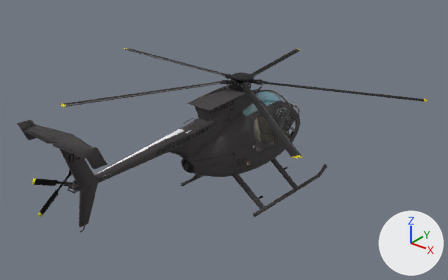
A saved change to the glTF model models/md5/md5.glb.
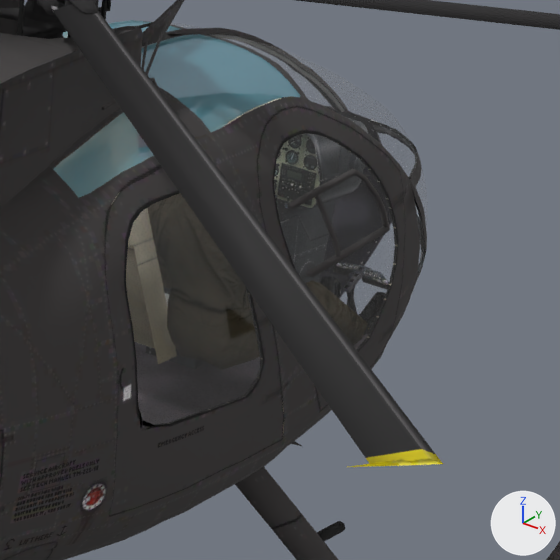
Each version is shown whole from a camera (50 mm lens) standing at (7.75, -10.23, 5.84) and looking at (-0.03, -0.5, -0.19), then close up on the part from 52% to 72% of the width and 31% to 62% of the height. The lights are fixed; the arrows at lower right show +X, +Y and +Z. Where no turn or scale is listed for an object, it has been applied to the vertices. Vertices at the same position are counted once.

Script lines for the objects in view, before the commit:
```python
me_part006 = bpy.data.meshes.new('part006')
me_part006.from_pydata(...)  # 1523 vertices, 2563 faces; spans x -0.72..0.73, y -0.62..1.58, z -0.75..0.62
me_part006.materials.append(mat_int04)  # picture img_int04
me_part007 = bpy.data.meshes.new('part007')
me_part007.from_pydata(...)  # 656 vertices, 976 faces; spans x -0.68..0.68, y -0.53..2.22, z -0.93..0.62
me_part007.materials.append(mat_int05)  # picture img_int05
me_part016 = bpy.data.meshes.new('part016')
me_part016.from_pydata(...)  # 288 vertices, 432 faces; spans x -0.516..0.52, y 1.462..1.702, z -0.849..-0.495
me_part016.materials.append(mat_int01)  # picture img_int01x
ob_int_fuselage1 = bpy.data.objects.new('int_fuselage1', me_part006)
ob_int_fuselage1.location = (0.0, 0.0, 0.0)
ob_int_fuselage2 = bpy.data.objects.new('int_fuselage2', me_part007)
ob_int_fuselage2.location = (0.0, 0.0, 0.0)
ob_int_pedals = bpy.data.objects.new('int_pedals', me_part016)
ob_int_pedals.location = (0.0, 0.0, 0.0)
# also in view: 'rotor_main' at (-0.28, 0.16, 0.95); 'int_pilotR' at (0.3, 1.06, -0.2); 'int_console' at (-0.17, 1.35, -0.4); 'int_fuselage3' at (0.0, 0.11, 0.0); 'ext_fuselage1' at (0.0, 0.12, -0.28)
```
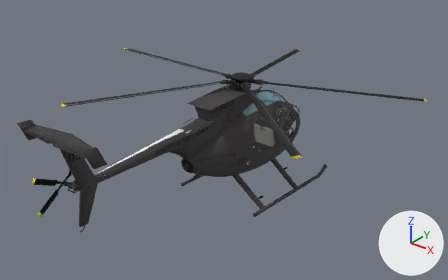
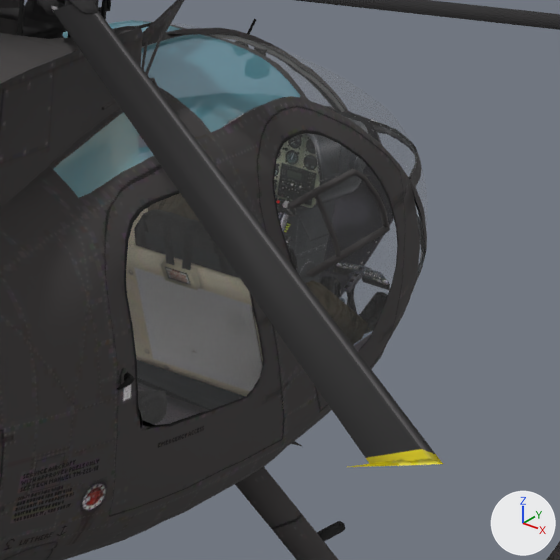
Location of each change, (x1, y1, x2, y2) in pixels of the close-ups (560 x 560 px; the box of a moved part takes in the faces that stretch with it):
```json
{"object": "int_seats2", "change": "added", "after": [126, 231, 284, 433]}
{"object": "int_fuselage1", "change": "reshaped", "before": [111, 97, 397, 433], "after": [117, 19, 373, 425]}
{"part": 1, "of": "me_part006", "change": "moved or reshaped", "before": [111, 98, 397, 433], "after": [117, 198, 373, 425]}
{"part": 2, "of": "me_part006", "change": "added", "after": [235, 19, 267, 56]}
{"object": "int_pilotR", "change": "unchanged, covered by the edit", "before": [147, 193, 386, 370], "after": [147, 114, 388, 353]}
{"object": "int_fuselage3", "change": "unchanged, covered by the edit", "before": [126, 208, 177, 364], "after": [128, 208, 148, 246]}
```

Scene script edits in JSON lines:
```json
{"op": "add", "block": "img_int03", "code": ["img_int03 = load_image('int03', '_unpacked/int03', 1024, 1024, 'sRGB')"]}
{"op": "add", "block": "mat_col_blugrn", "code": ["mat_col_blugrn = principled_material('col_blugrn')", "mat_col_blugrn.base_color = (0.0314, 0.431, 0.525)  # cyan #32afc0", "mat_col_blugrn.roughness = 1.0"]}
{"op": "add", "block": "mat_int03", "code": ["mat_int03 = principled_material('int03')", "mat_int03.texture = img_int03", "mat_int03.roughness = 1.0"]}
{"block": "me_part006", "where": "# used by ob_int_fuselage1; location = (0.0, 0.0, 0.0)"}
{"op": "remove", "block": "me_part006", "code": "me_part006.from_pydata(...)  # 1523 vertices, 2563 faces; spans x -0.72..0.73, y -0.62..1.58, z -0.75..0.62"}
{"op": "remove", "block": "me_part006", "code": "me_part006.materials.append(mat_int04)  # picture img_int04"}
{"op": "add", "block": "me_part006", "code": "me_part006.from_pydata(...)  # 2620 vertices, 4365 faces; spans x -0.76..0.76, y -0.51..1.74, z -0.85..0.52"}
{"block": "me_part006", "change": "me_part006 part 1: 1469 vertices removed from x -0.72..0.73, y -0.62..1.58, z -0.75..0.62; 2565 vertices added at x -0.76..0.76, y -0.51..1.74, z -0.85..0.52"}
{"block": "me_part006", "change": "me_part006 part 2: 55 vertices added at x -0.08..0.03, y 1.32..1.43, z 0.25..0.45"}
{"op": "add", "block": "me_part006", "code": "me_part006.materials.append(mat_int01)  # picture img_int01x"}
{"op": "add", "block": "me_part006", "code": "me_part006.materials.append(mat_col_blugrn)  # cyan #32afc0"}
{"op": "add", "block": "me_part005", "code": ["me_part005 = bpy.data.meshes.new('part005')", "me_part005.from_pydata(...)  # 183 vertices, 276 faces; spans x -0.72..0.72, y 0.37..0.99, z -0.755..0.013", "me_part005.materials.append(mat_int03)  # picture img_int03"]}
{"op": "add", "block": "ob_int_seats2", "code": ["ob_int_seats2 = bpy.data.objects.new('int_seats2', me_part005)", "ob_int_seats2.location = (0.0, 0.0, 0.0)"]}
```
